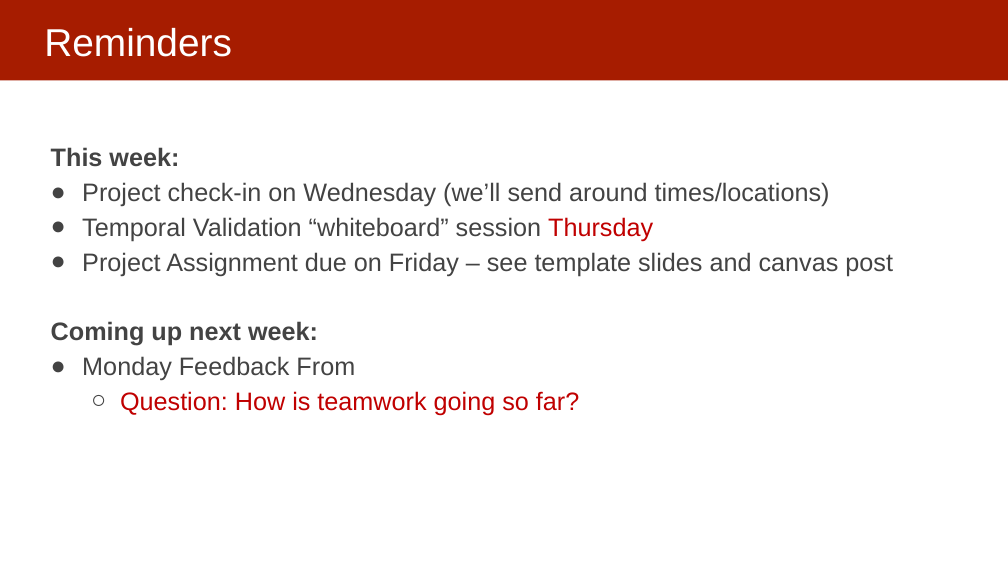
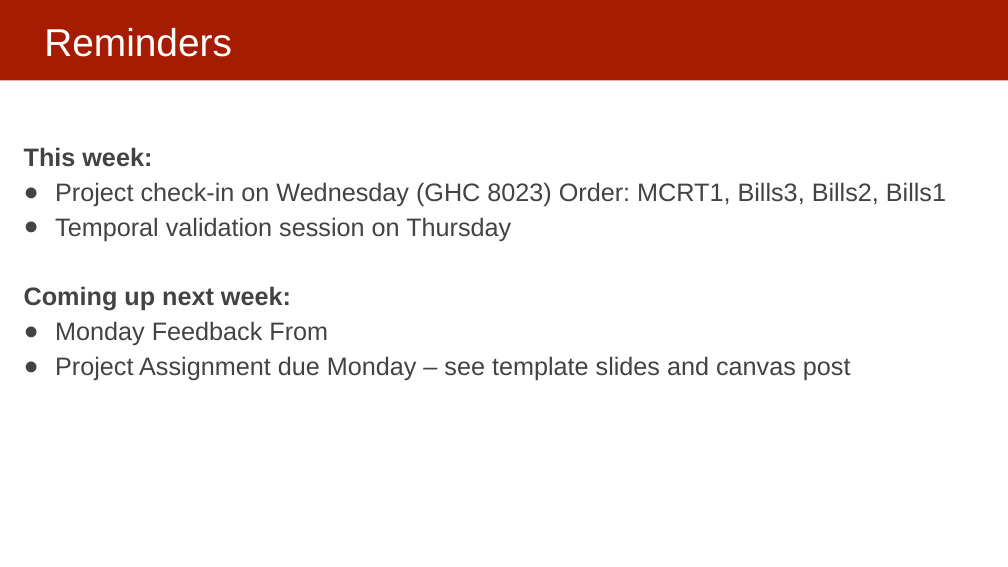
Before and after one commit to dssg/mlforpublicpolicylab, a slide deck: slide 36 of Lectures/11-model-selection-and-validation-part-2.pptx (slide 40 before the commit). Drawn at 1008x567 pixels with LibreOffice and Linux fonts; fonts in the diff are those of the drawing. Boxes give left, top, right and bottom in pixels: in the first picture for what was removed or moved away, otherwise in the second. Text is boxed around its words. In the diff, an @@ line names an element or a change of style, - is before the commit and + after.

```diff
--- a/Lectures/11-model-selection-and-validation-part-2.pptx
+++ b/Lectures/11-model-selection-and-validation-part-2.pptx
@@ text "This week:": place and size @@
-text "This week:" at bbox=[51, 147, 893, 415]
+text "This week:" at bbox=[24, 147, 946, 381]
@@ text at bbox=[55, 182, 946, 242]: text changed @@
-● Project check-in on Wednesday (we’ll send around times/locations)
-● Temporal Validation “whiteboard” session Thursday
-● Project Assignment due on Friday – see template slides and canvas post
+● Project check-in on Wednesday (GHC 8023) Order: MCRT1, Bills3, Bills2, Bills1
+● Temporal validation session on Thursday
@@ text at bbox=[55, 356, 851, 381]: text changed; text colour #C00000 to #434343 @@
-  ○ Question: How is teamwork going so far?
+● Project Assignment due Monday – see template slides and canvas post
```
Also in this commit, not shown: 3 other slides changed, 4 slides removed, 1 other file.
